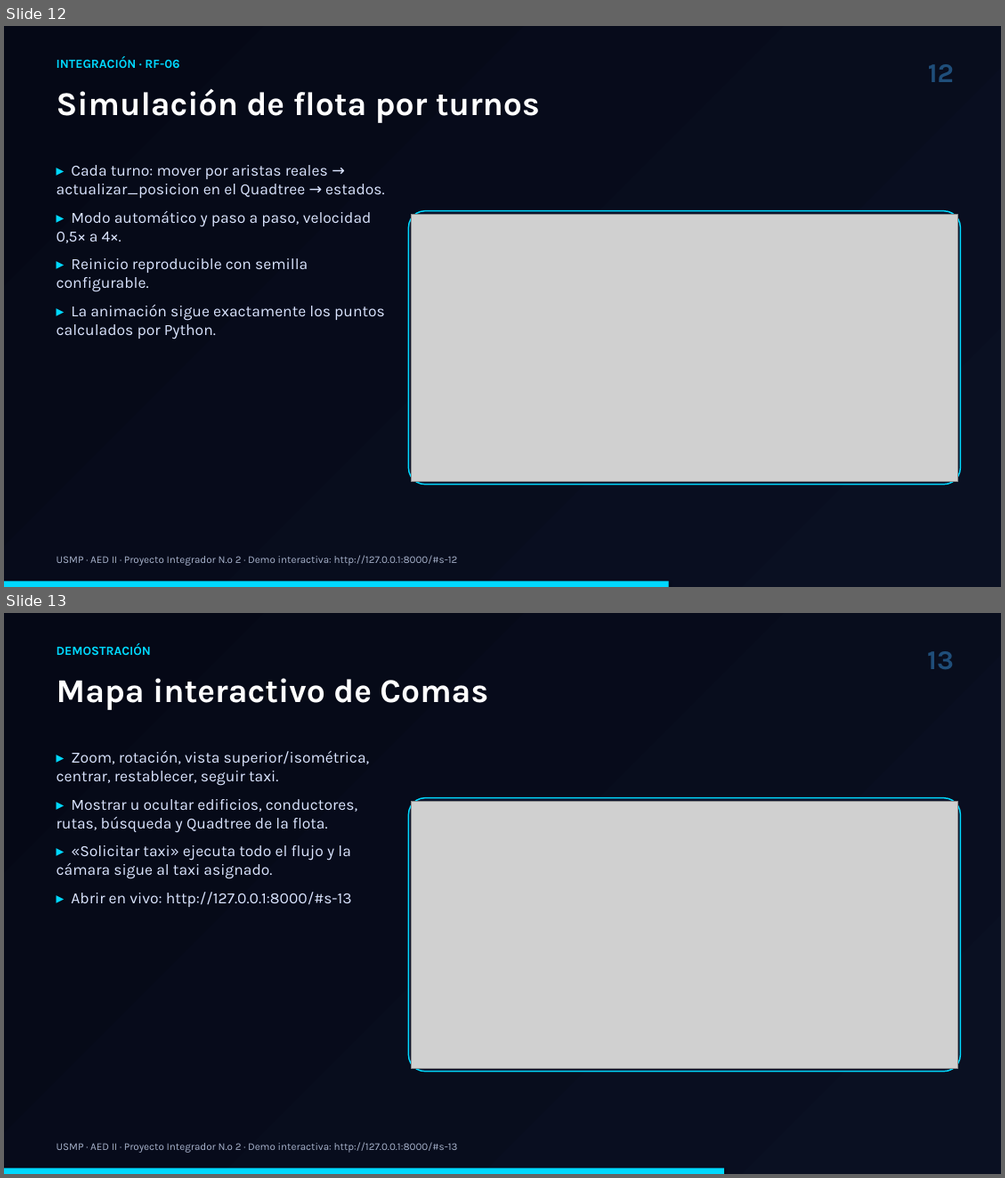
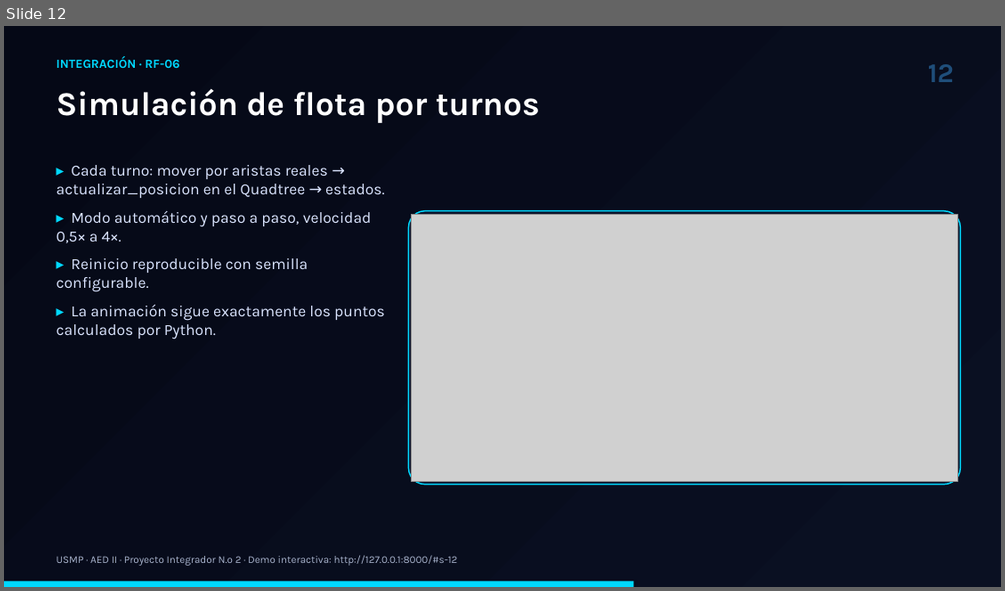
Before and after one commit to Jossesjsj/conductor-cercano-usmp, a slide deck: entregables/Presentacion_Conductor_Cercano_USMP.pptx. Shown one above the other, each under a label of ours: slides 12 and 13 before the commit, slide 12 after it. The pictures are 1005x1178 and 1005x591 pixels, drawn with LibreOffice and Linux fonts; fonts in the diff are those of the drawing; grey boxes stand for pictures. Boxes give left, top, right and bottom in pixels: in the first picture for what was removed or moved away, otherwise in the second. Text is boxed around its words. In the diff, an @@ line names an element or a change of style, - is before the commit and + after.

```diff
--- a/entregables/Presentacion_Conductor_Cercano_USMP.pptx
+++ b/entregables/Presentacion_Conductor_Cercano_USMP.pptx
@@ slide 13 removed at (x1=4, y1=613, x2=1001, y2=1174), background gradient #0A1022 to #050816 @@
@@ text removed at (x1=57, y1=643, x2=151, y2=655) @@
-DEMOSTRACIÓN
@@ text removed at (x1=927, y1=651, x2=954, y2=669) @@
-13
@@ text removed at (x1=57, y1=678, x2=488, y2=710) @@
-Mapa interactivo de Comas
@@ text removed at (x1=57, y1=751, x2=370, y2=907) @@
-▸ Zoom, rotación, vista superior/isométrica, centrar, restablecer, seguir taxi.
-▸ Mostrar u ocultar edificios, conductores, rutas, búsqueda y Quadtree de la flota.
-▸ «Solicitar taxi» ejecuta todo el flujo y la cámara sigue al taxi asignado.
-▸ Abrir en vivo: http://127.0.0.1:8000/#s-13
@@ rounded rectangle removed at (x1=409, y1=798, x2=961, y2=1070) @@
@@ picture removed at (x1=412, y1=801, x2=957, y2=1068) @@
@@ text removed at (x1=57, y1=1142, x2=458, y2=1152) @@
-USMP · AED II · Proyecto Integrador N.º 2 · Demo interactiva: http://127.0.0.1:8000/#s-13
@@ rectangle removed at (x1=4, y1=1167, x2=724, y2=1174) @@
@@ slide 12 changed as well @@
@@ rectangle resized from (x1=4, y1=580, x2=669, y2=587) to (x1=4, y1=580, x2=633, y2=587) @@
```
Also in this commit, not shown: 16 other slides changed, 2 slides added, 38 other files.
